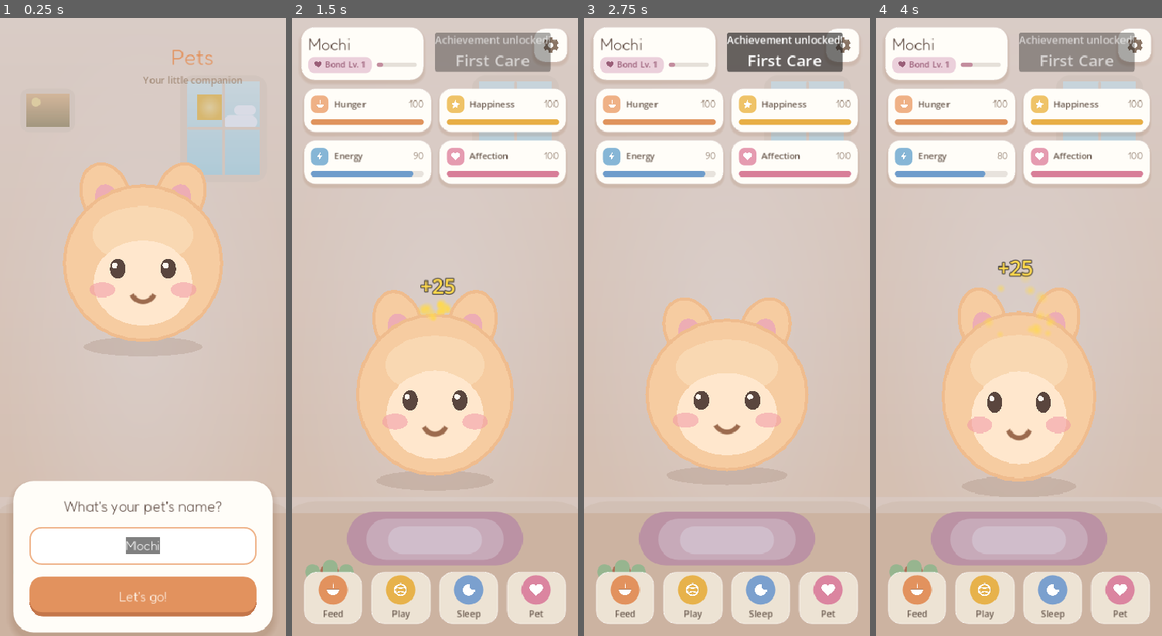
Above: before the commit, frames 1-4 (left to right).
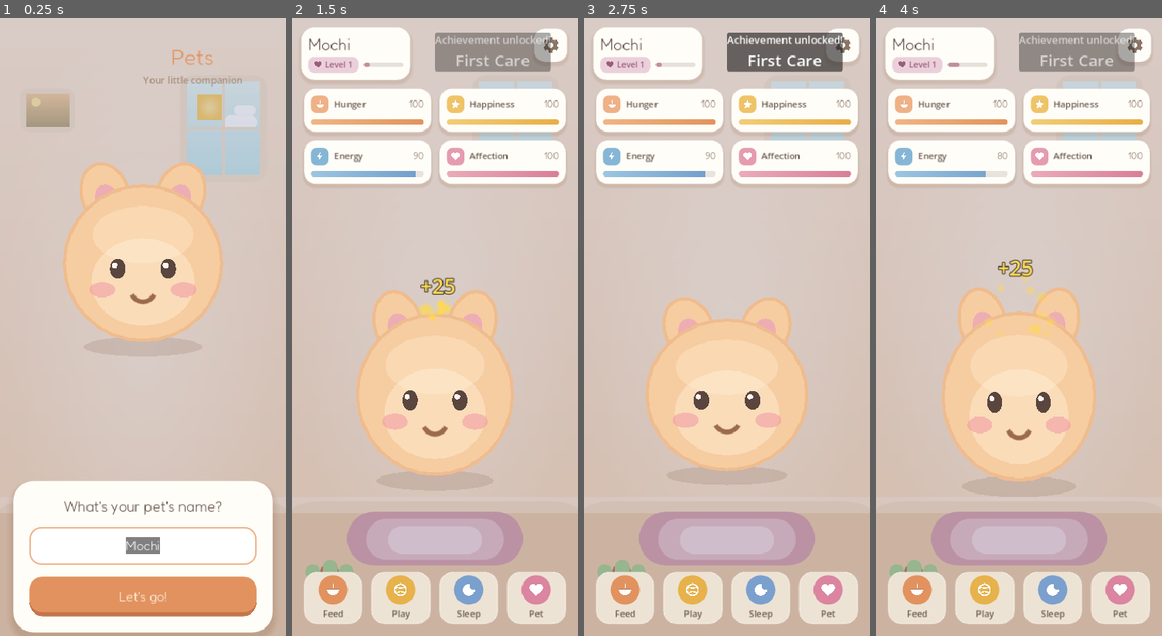
Above: after the commit, the same moments.

Repository: cvalera18/pets
Game: Godot game, scene res://scenes/main/Main.tscn
Same seed, same stepped clock (60 frames per second), same inputs: the game is played once before the commit and once after it.
Inputs (mouse positions are in pixels of both pictures, inside the frame that each line leads up to):
- Up to frame 1 (0.25 s): no input
- Up to frame 2 (1.5 s): click "Let's go!" at 0.5 s; click (400, 598) at 1.25 s
- Up to frame 3 (2.75 s): drag from (727, 382) to (755, 191) at 2.02 s
- Up to frame 4 (4 s): drag from (961, 357) to (1004, 450) at 2.77 s; click (984, 598) at 3.5 s

The runs differ from the first frame. In frame 2, 1.3% of the frame differs, in the area x 6-93%, y 1-26%; in frame 3, 1.3%; in frame 4, 1.4%.

Commit message:
feat(redesign): gradient stat bars (shader) + chip 'Nivel N' + softer Mochi muzzle
- Stat bars now use a one-ColorRect canvas_item shader that draws a rounded
  pill with a fixed left-to-right gradient (HUNGER_A->_B, etc.) clipped at the
  value, matching the design's gradient fills. Critical state swaps to the
  TIER_CRIT_A/_B red gradient. bar_size uniform tracks the control size.
- Bond chip reads 'Nivel N' (BOND_CHIP) instead of 'Vinculo Nv. N', per design.
- Mochi's muzzle patch is now low-contrast/semi-transparent so it blends into
  the body instead of leaving a visible seam.

Co-Authored-By: Claude Opus 4.8 <noreply@anthropic.com>

Diff:
--- a/scenes/hud/HUD.gd
+++ b/scenes/hud/HUD.gd
@@ -11,10 +11,41 @@
 const SETTINGS := preload("res://scenes/ui/Settings.tscn")
 const PAL := preload("res://theme/Palette.gd")
 
+# Rounded horizontal-gradient progress bar, drawn in one ColorRect. The gradient
+# is fixed across the full bar width and clipped at `value` (0..1); the rest shows
+# the track. `bar_size` (px) must track the control size for correct rounded ends.
+const BAR_SHADER_CODE := """
+shader_type canvas_item;
+render_mode blend_mix;
+
+uniform vec4 fill_a : source_color = vec4(1.0);
+uniform vec4 fill_b : source_color = vec4(1.0);
+uniform vec4 track_color : source_color = vec4(0.0);
+uniform float value = 0.0;
+uniform vec2 bar_size = vec2(100.0, 8.0);
+
+void fragment() {
+	vec2 p = (UV - 0.5) * bar_size;
+	float r = bar_size.y * 0.5;
+	float half_len = max(bar_size.x * 0.5 - r, 0.0);
+	vec2 q = vec2(max(abs(p.x) - half_len, 0.0), p.y);
+	float d = length(q) - r;
+	float cov = clamp(0.5 - d, 0.0, 1.0);
+	if (cov <= 0.0) {
+		discard;
+	}
+	vec3 grad = mix(fill_a.rgb, fill_b.rgb, clamp(UV.x, 0.0, 1.0));
+	bool filled = UV.x <= value;
+	vec3 rgb = filled ? grad : track_color.rgb;
+	float a = filled ? 1.0 : track_color.a;
+	COLOR = vec4(rgb, a * cov);
+}
+"""
+
 var _cooldown_timer: float = 0.0
-var _bar_fills: Dictionary = {}
+var _bar_mats: Dictionary = {}
 var _action_labels: Dictionary = {}
-var _bars: Dictionary = {}
+var _bar_shader: Shader
 var _value_labels: Dictionary = {}
 var _stat_labels: Dictionary = {}
 var _icon_styles: Dictionary = {}
@@ -65,6 +96,9 @@
 	EventBus.bond_progress_changed.connect(_on_bond_progress)
 	EventBus.achievement_unlocked.connect(_on_achievement_unlocked)
 	EventBus.pet_name_changed.connect(_on_pet_name_changed)
+
+	_bar_shader = Shader.new()
+	_bar_shader.code = BAR_SHADER_CODE
 
 	_create_settings_button()
 	_create_status_panel()
@@ -180,7 +214,7 @@
 	chrow.add_child(heart)
 
 	_bond_label = Label.new()
-	_bond_label.text = tr("BOND_BADGE") % _bond_level
+	_bond_label.text = tr("BOND_CHIP") % _bond_level
 	_bond_label.add_theme_font_size_override("font_size", 11)
 	_bond_label.add_theme_color_override("font_color", PAL.BOND_BADGE_FG)
 	chrow.add_child(_bond_label)
@@ -207,7 +241,7 @@
 
 func _on_bond_level_changed(level: int) -> void:
 	_bond_level = level
-	_bond_label.text = tr("BOND_BADGE") % level
+	_bond_label.text = tr("BOND_CHIP") % level
 
 
 func _on_bond_progress(ratio: float) -> void:
@@ -251,7 +285,7 @@
 ## Re-translates HUD text when the locale changes while this HUD is alive.
 func _on_locale_changed() -> void:
 	_refresh_labels()
-	_bond_label.text = tr("BOND_BADGE") % _bond_level
+	_bond_label.text = tr("BOND_CHIP") % _bond_level
 
 
 func _start_cooldown() -> void:
@@ -280,21 +314,26 @@
 
 
 func _set_bar(stat_name: String, value: float, old_value: float = value) -> void:
-	if not _bars.has(stat_name):
+	if not _bar_mats.has(stat_name):
 		return
-	var bar: ProgressBar = _bars[stat_name]
+	var mat: ShaderMaterial = _bar_mats[stat_name]
 
 	# Animate big jumps (interaction gains); apply gradual decay instantly so the
 	# bar doesn't spawn a fresh tween on every decay frame.
+	var target := value / 100.0
 	if absf(value - old_value) > 3.0:
-		var tween := create_tween()
-		tween.tween_property(bar, "value", value, 0.35) \
+		var from_v: float = mat.get_shader_parameter("value")
+		create_tween().tween_method(
+				func(v: float) -> void: mat.set_shader_parameter("value", v),
+				from_v, target, 0.35) \
 				.set_trans(Tween.TRANS_QUAD).set_ease(Tween.EASE_OUT)
 	else:
-		bar.value = value
+		mat.set_shader_parameter("value", target)
 
 	var crit := value <= GameConfig.CRITICAL_THRESHOLD
-	_bar_fills[stat_name].bg_color = _stat_color(stat_name, value)
+	var grad := _stat_grad(stat_name, value)
+	mat.set_shader_parameter("fill_a", grad[0])
+	mat.set_shader_parameter("fill_b", grad[1])
 	if _icon_styles.has(stat_name):
 		_icon_styles[stat_name].bg_color = PAL.TIER_CRIT_B if crit else _stat_base(stat_name)
 	if _value_labels.has(stat_name):
@@ -317,16 +356,16 @@
 			_cards[stat_name].modulate = Color.WHITE
 
 
-## Bar fill colour: the stat's own hue, turning red when critical (design rule).
-func _stat_color(stat: String, value: float) -> Color:
+## Bar gradient ends [a, b]: the stat's own hue pair, turning red when critical.
+func _stat_grad(stat: String, value: float) -> Array:
 	if value <= GameConfig.CRITICAL_THRESHOLD:
-		return PAL.TIER_CRIT_B
+		return [PAL.TIER_CRIT_A, PAL.TIER_CRIT_B]
 	match stat:
-		"hunger":    return PAL.HUNGER_B
-		"happiness": return PAL.HAPPY_B
-		"energy":    return PAL.ENERGY_B
-		"affection": return PAL.AFFECTION_B
-	return PAL.HUNGER_B
+		"hunger":    return [PAL.HUNGER_A, PAL.HUNGER_B]
+		"happiness": return [PAL.HAPPY_A, PAL.HAPPY_B]
+		"energy":    return [PAL.ENERGY_A, PAL.ENERGY_B]
+		"affection": return [PAL.AFFECTION_A, PAL.AFFECTION_B]
+	return [PAL.HUNGER_A, PAL.HUNGER_B]
 
 
 ## The stat's own icon-square hue (healthy state).
@@ -450,20 +489,21 @@
 	row.add_child(val)
 	_value_labels[stat] = val
 
-	var bar := ProgressBar.new()
-	bar.show_percentage = false
+	var bar := ColorRect.new()
+	bar.color = Color.WHITE
 	bar.custom_minimum_size = Vector2(0, 8)
-	var track := StyleBoxFlat.new()
-	track.bg_color = Color(0.35, 0.27, 0.22, 0.14)
-	track.set_corner_radius_all(4)
-	bar.add_theme_stylebox_override("background", track)
-	var fill := StyleBoxFlat.new()
-	fill.bg_color = color
-	fill.set_corner_radius_all(4)
-	bar.add_theme_stylebox_override("fill", fill)
+	bar.mouse_filter = Control.MOUSE_FILTER_IGNORE
+	var mat := ShaderMaterial.new()
+	mat.shader = _bar_shader
+	mat.set_shader_parameter("fill_a", color)
+	mat.set_shader_parameter("fill_b", color)
+	mat.set_shader_parameter("track_color", Color(0.35, 0.27, 0.22, 0.14))
+	mat.set_shader_parameter("value", 0.0)
+	mat.set_shader_parameter("bar_size", Vector2(100, 8))
+	bar.material = mat
+	bar.resized.connect(func() -> void: mat.set_shader_parameter("bar_size", bar.size))
 	v.add_child(bar)
-	_bars[stat] = bar
-	_bar_fills[stat] = fill
+	_bar_mats[stat] = mat
 
 
 ## Turns a plain action Button into a cozy card: a colored circle with a white
--- a/scenes/pet/Mochi.gd
+++ b/scenes/pet/Mochi.gd
@@ -44,8 +44,9 @@
 	_ellipse(Vector2(0, 10), 70, 69, FUR)
 	# Subtle, CENTERED top sheen (not an off-centre disc).
 	_ellipse(Vector2(0, -16), 46, 26, SHEEN)
-	# Lighter muzzle/face patch the eyes sit on (centered, lower).
-	_ellipse(Vector2(0, 28), 45, 39, FUR_LIGHT)
+	# Soft lighter muzzle/face patch the eyes sit on — low-contrast so it blends
+	# into the body instead of leaving a visible seam.
+	_ellipse(Vector2(0, 27), 47, 40, Color(1.0, 0.94, 0.84, 0.45))
 
 	# Blush cheeks.
 	_ellipse(Vector2(-37, 34), 12, 7, CHEEK)
Not shown, changed: i18n/en.po
Not shown, changed: i18n/es.po
